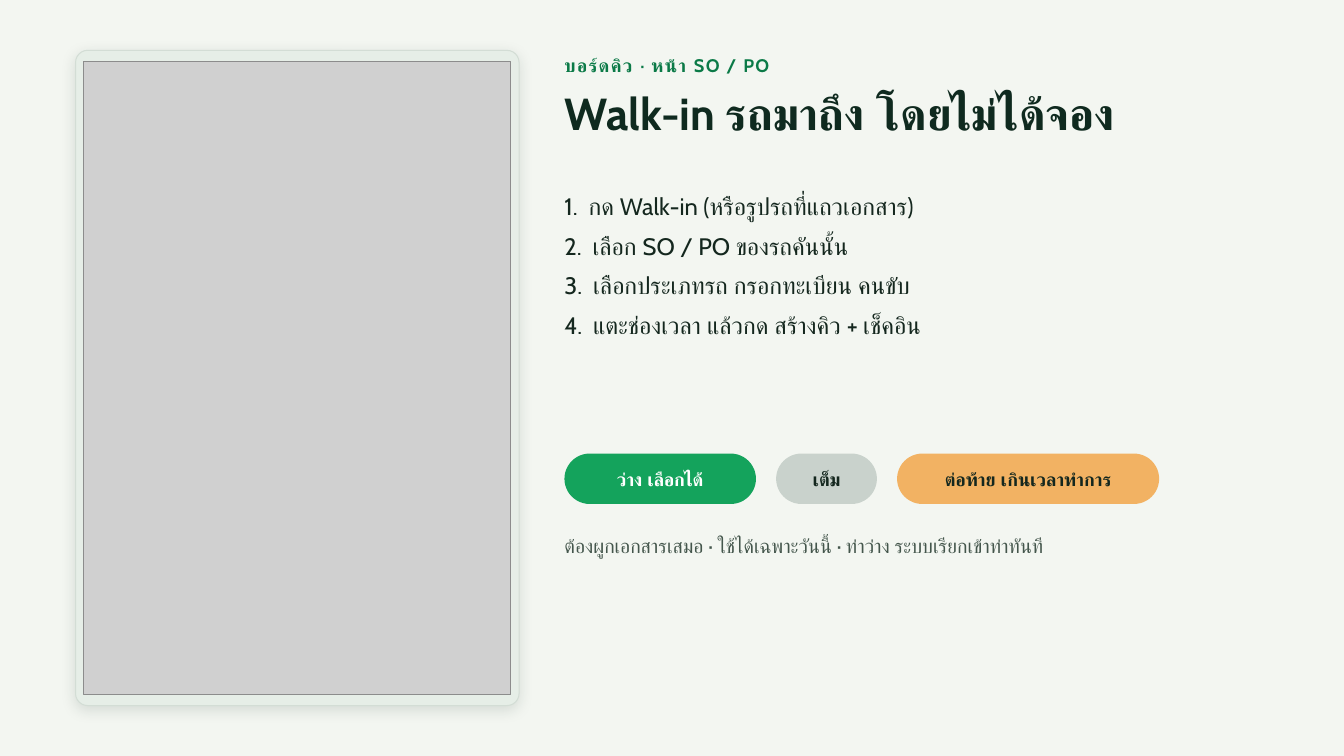
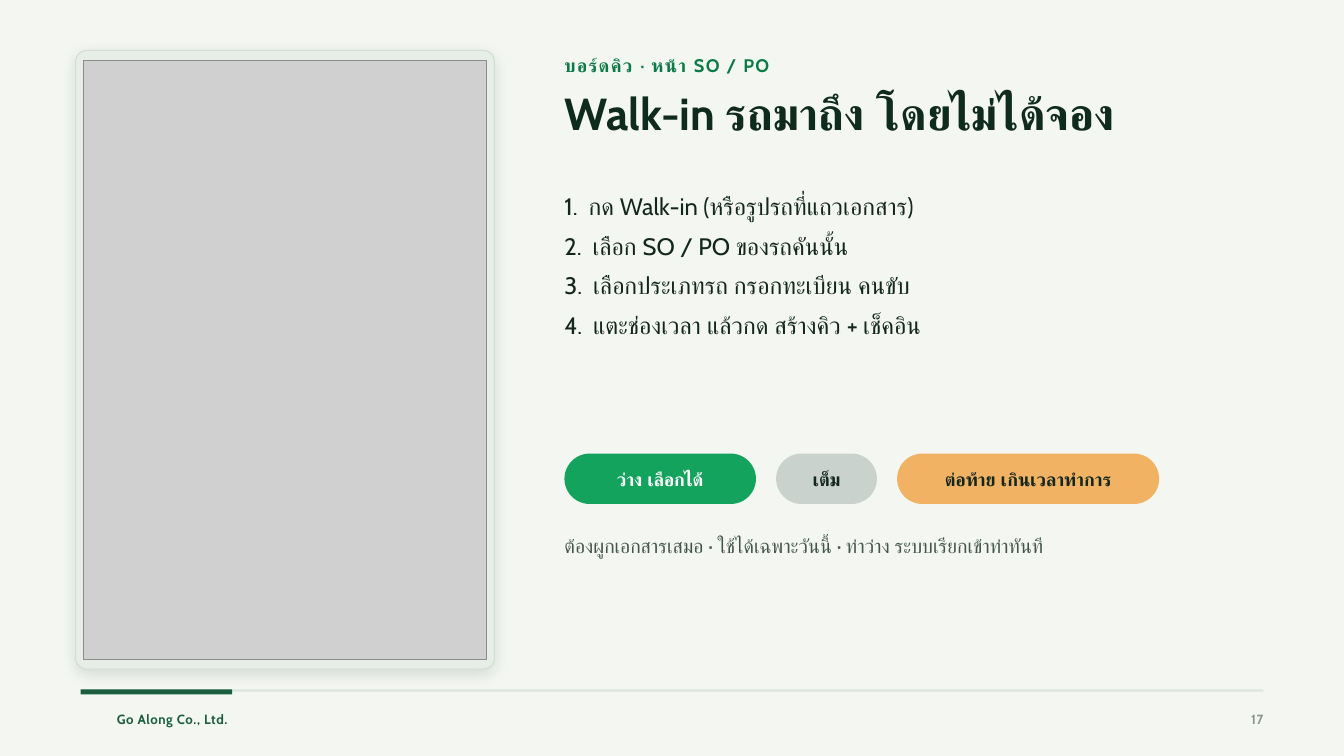
Before and after one commit to brambroza/queque-frameline, a slide deck: slide 17 of docs/training/Fameline-Dock-Queue-อบรมผู้ใช้งาน.pptx. Drawn at 1344x756 pixels with LibreOffice and Linux fonts; fonts in the diff are those of the drawing; grey boxes stand for pictures; background and template pictures are left out. Boxes give left, top, right and bottom in pixels: in the first picture for what was removed or moved away, otherwise in the second. Text is boxed around its words. In the diff, an @@ line names an element or a change of style, - is before the commit and + after.

```diff
--- a/docs/training/Fameline-Dock-Queue-อบรมผู้ใช้งาน.pptx
+++ b/docs/training/Fameline-Dock-Queue-อบรมผู้ใช้งาน.pptx
@@ rounded rectangle: place and size @@
-rounded rectangle at [76, 50, 519, 706]
+rounded rectangle at [76, 50, 495, 669]
@@ picture: place and size @@
-picture at [84, 62, 511, 696]
+picture at [84, 60, 487, 659]
@@ rectangle added at [81, 690, 1263, 692], fill #DDE5DF @@
@@ rectangle added at [81, 690, 232, 695], fill #1B5E3F @@
@@ text added at [117, 714, 227, 728], 9.5 pt, text #1B5E3F, bold @@
+Go Along Co., Ltd.
@@ page number added at [1251, 715, 1263, 724], 9.5 pt, text #8A9490, bold @@
+17
```
Also in this commit, not shown: 28 other slides changed, 2 other files.
